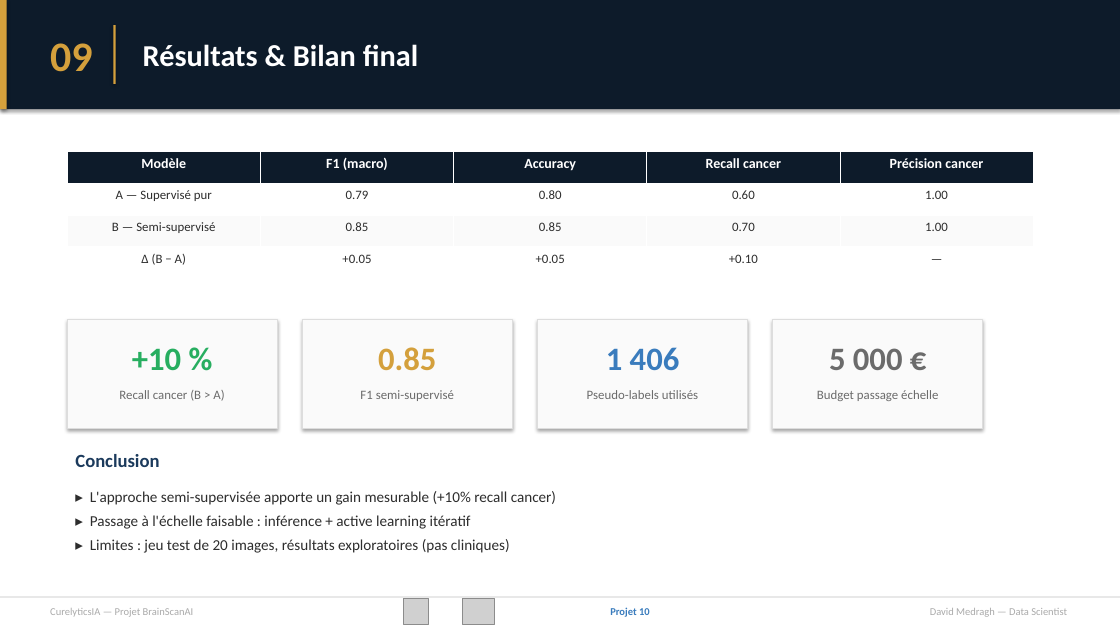
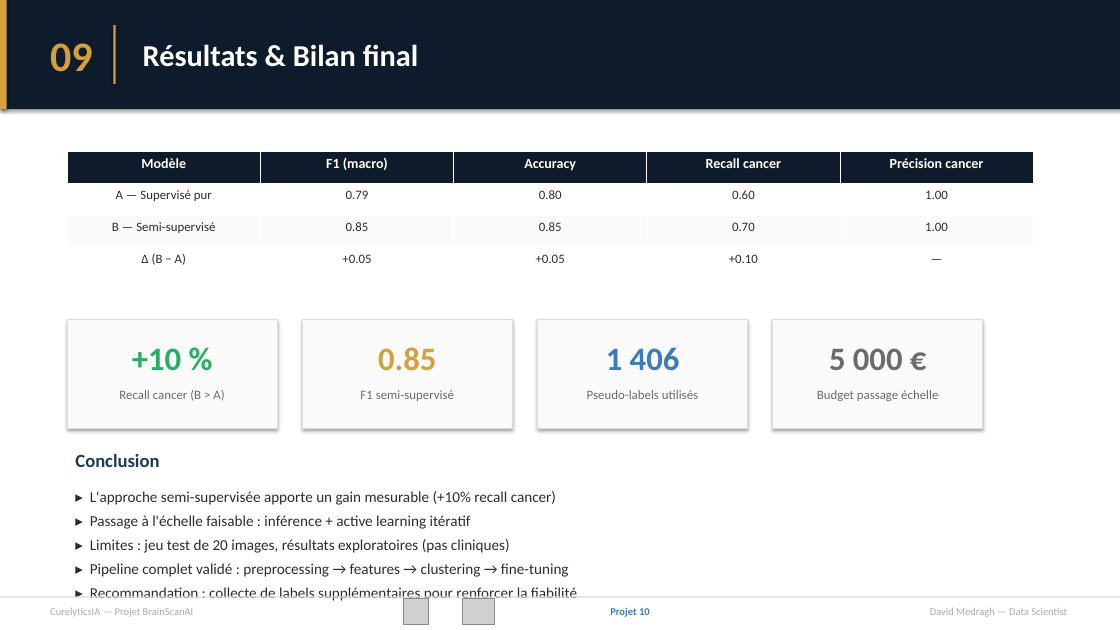
Before and after one commit to davidmedragh/projet10, a slide deck: slide 15 of livrables/projet10_presentation.pptx. Drawn at 1120x630 pixels with LibreOffice and Linux fonts; fonts in the diff are those of the drawing; grey boxes stand for pictures. Boxes give left, top, right and bottom in pixels: in the first picture for what was removed or moved away, otherwise in the second. Text is boxed around its words. In the diff, an @@ line names an element or a change of style, - is before the commit and + after.

Commit message:
feat: conclusion enrichie slide 15 + diagrammes UML étape 4

```diff
--- a/livrables/projet10_presentation.pptx
+++ b/livrables/projet10_presentation.pptx
@@ text at (90,563,577,603): paragraphs added @@
+▸ Pipeline complet validé : preprocessing → features → clustering → fine-tuning
+▸ Recommandation : collecte de labels supplémentaires pour renforcer la fiabilité
```
Also in this commit, not shown: 1 other slide changed, 29 other files.
